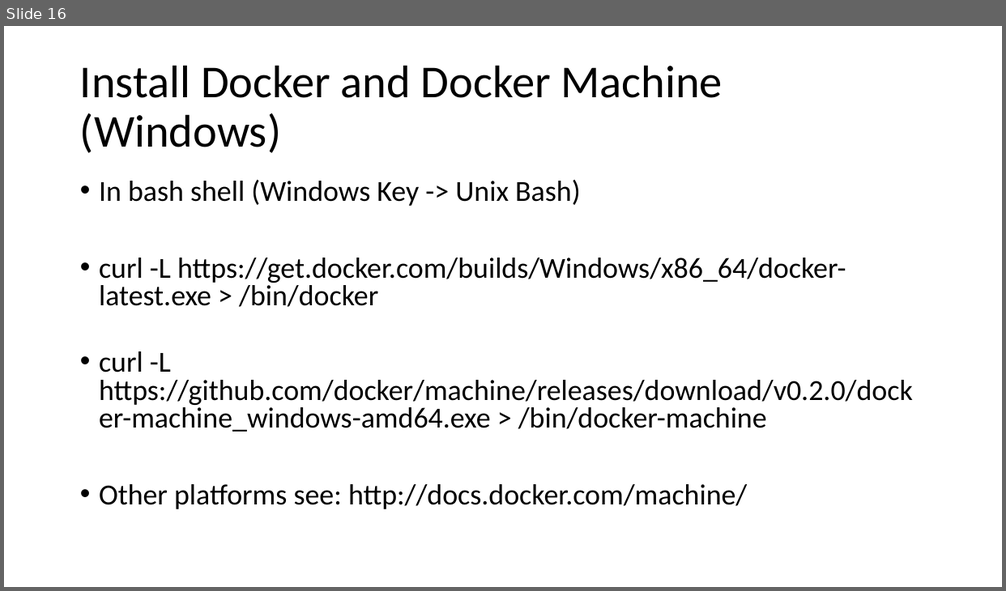
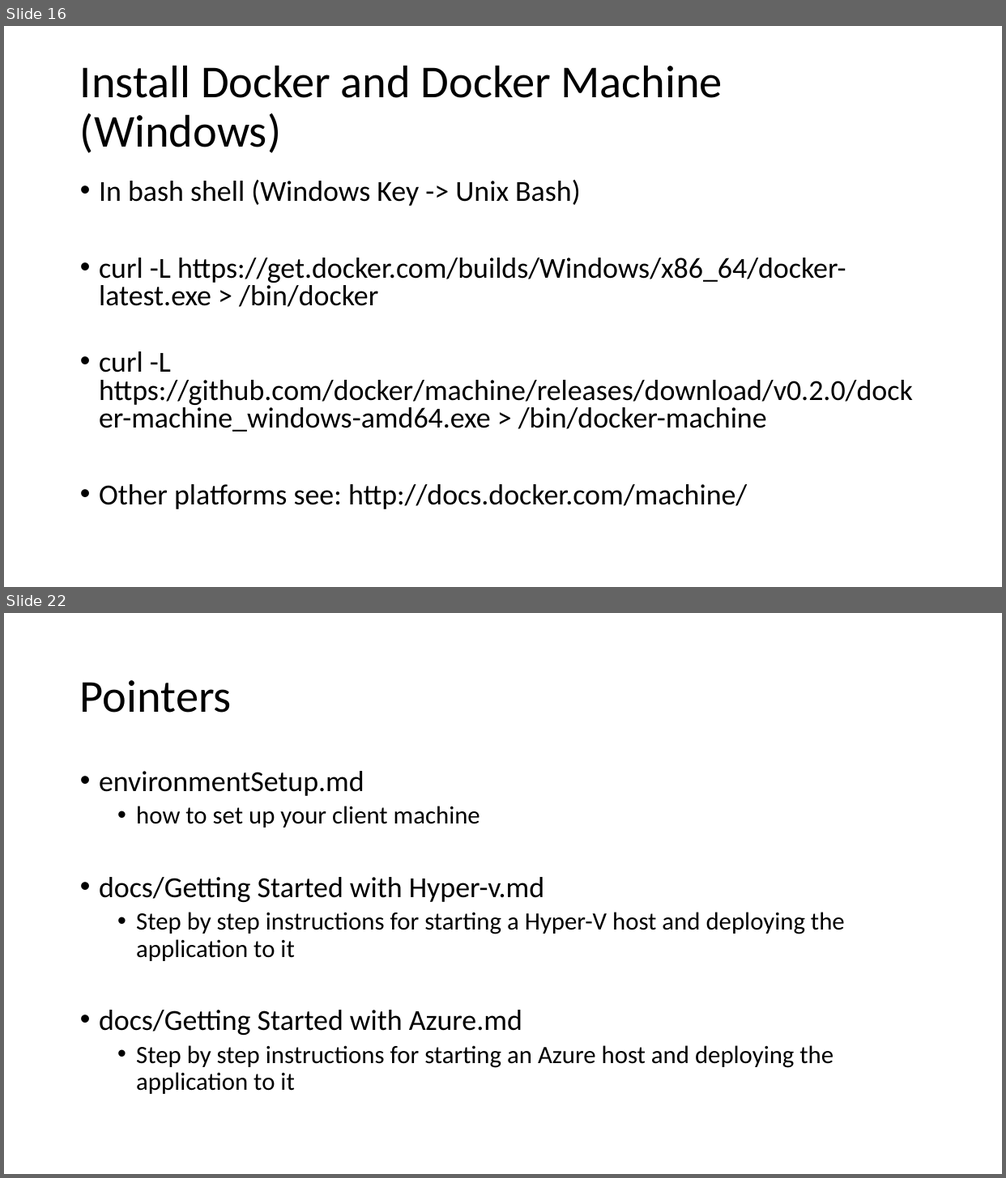
Before and after one commit to tvsnarayana/AzureDevTestDeploy, a slide deck: docs/tutorial.pptx. Shown one above the other, each under a label of ours: slide 16 before the commit, slides 16 and 22 after it; the slides between them are not shown. The pictures are 1006x591 and 1006x1178 pixels, drawn with LibreOffice and Linux fonts; fonts in the diff are those of the drawing. Boxes give left, top, right and bottom in pixels: in the first picture for what was removed or moved away, otherwise in the second. Text is boxed around its words. In the diff, an @@ line names an element or a change of style, - is before the commit and + after.

```diff
--- a/docs/tutorial.pptx
+++ b/docs/tutorial.pptx
@@ slide 22 added at (x1=4, y1=613, x2=1002, y2=1174), background #FFFFFF @@
@@ title added at (x1=80, y1=680, x2=232, y2=713), 44 pt, text #000000 @@
+Pointers
@@ text added at (x1=99, y1=771, x2=845, y2=1094), 24 pt, text #000000 @@
+• environmentSetup.md
+  • how to set up your client machine
+• docs/Getting Started with Hyper-v.md
+  • Step by step instructions for starting a Hyper-V host and deploying the application to it
+• docs/Getting Started with Azure.md
+  • Step by step instructions for starting an Azure host and deploying the application to it
```
Also in this commit, not shown: 7 slides changed, 3 other slides added, 1 slide removed.
